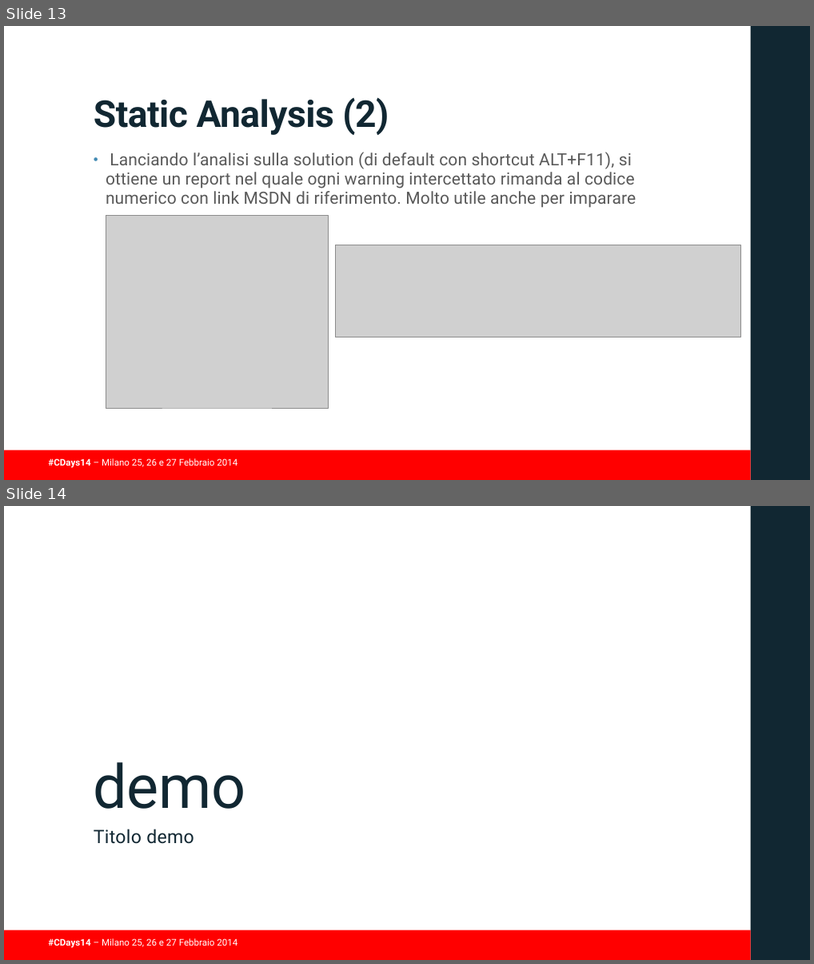
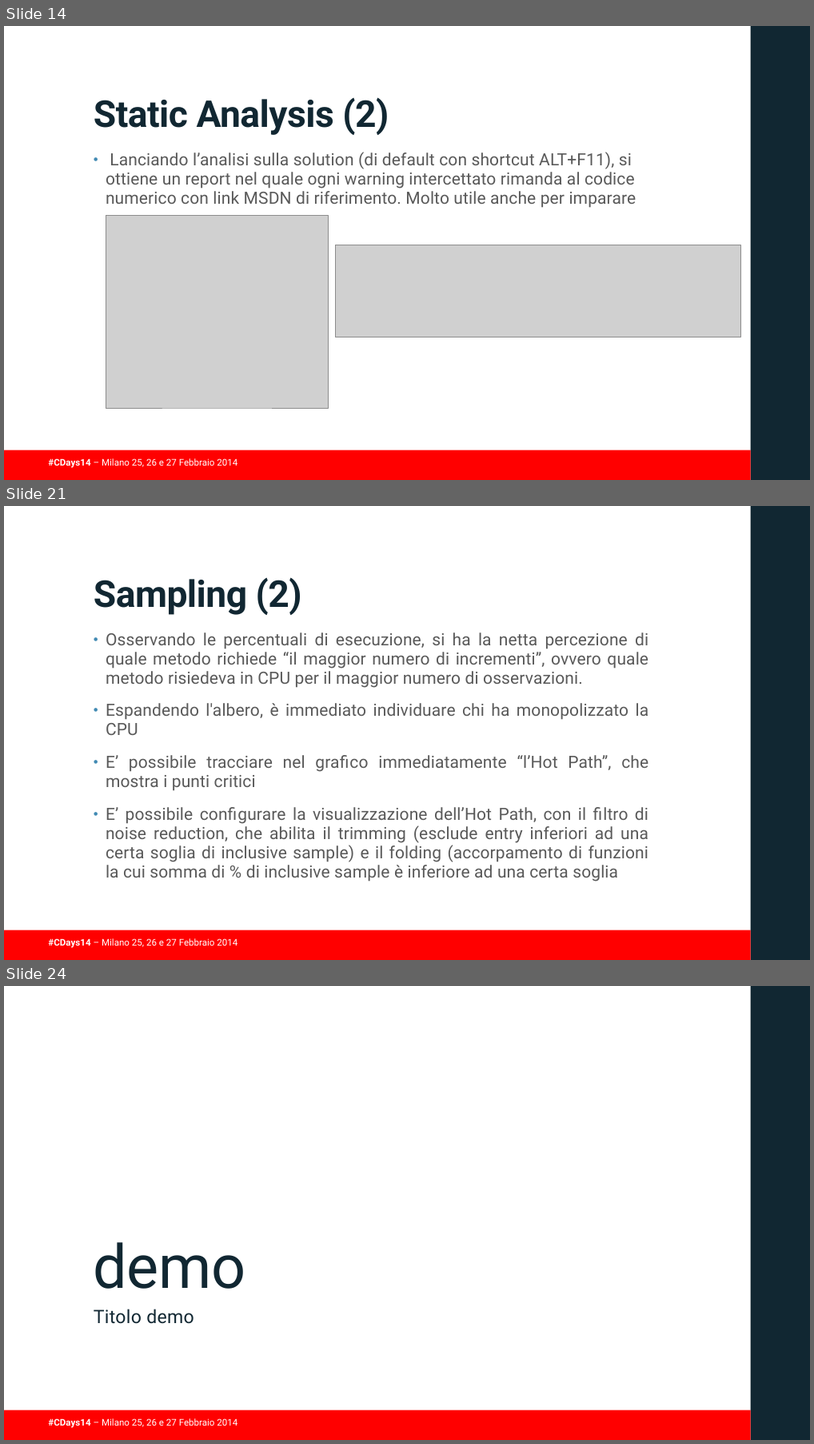
Before and after one commit to guidop/CDays14, a slide deck: presentazioneCDAYS2014.pptx. Shown one above the other, each under a label of ours: slides 13 and 14 before the commit, slides 14, 21 and 24 after it; the slides between them are not shown. The pictures are 814x964 and 814x1444 pixels, drawn with LibreOffice and Linux fonts; fonts in the diff are those of the drawing; grey boxes stand for pictures; background and template pictures are left out. Boxes give left, top, right and bottom in pixels: in the first picture for what was removed or moved away, otherwise in the second. Text is boxed around its words. In the diff, an @@ line names an element or a change of style, - is before the commit and + after.

```diff
--- a/presentazioneCDAYS2014.pptx
+++ b/presentazioneCDAYS2014.pptx
@@ slide 21 added at (4, 506, 810, 960), background #FFFFFF; not listed: 3 template elements that a slide beside it also shows @@
@@ title added at (94, 577, 302, 615), 44 pt, text #112732, bold @@
+Sampling (2)
@@ text added at (106, 632, 650, 881), 20 pt, text #595959 @@
+• Osservando le percentuali di esecuzione, si ha la netta percezione di quale metodo richiede “il maggior numero di incrementi”, ovvero quale metodo risiedeva in CPU per il maggior numero di osservazioni.
+• Espandendo l'albero, è immediato individuare chi ha monopolizzato la CPU
+• E’ possibile tracciare nel grafico immediatamente “l’Hot Path”, che mostra i punti critici
+• E’ possibile configurare la visualizzazione dell’Hot Path, con il filtro di noise reduction, che abilita il trimming (esclude entry inferiori ad una certa soglia di inclusive sample) e il folding (accorpamento di funzioni la cui somma di % di inclusive sample è inferiore ad una certa soglia
@@ what was slide 13 is now slide 14 @@
@@ what was slide 14 is now slide 24 @@
```
Also in this commit, not shown: 1 slide changed, 9 other slides added.
